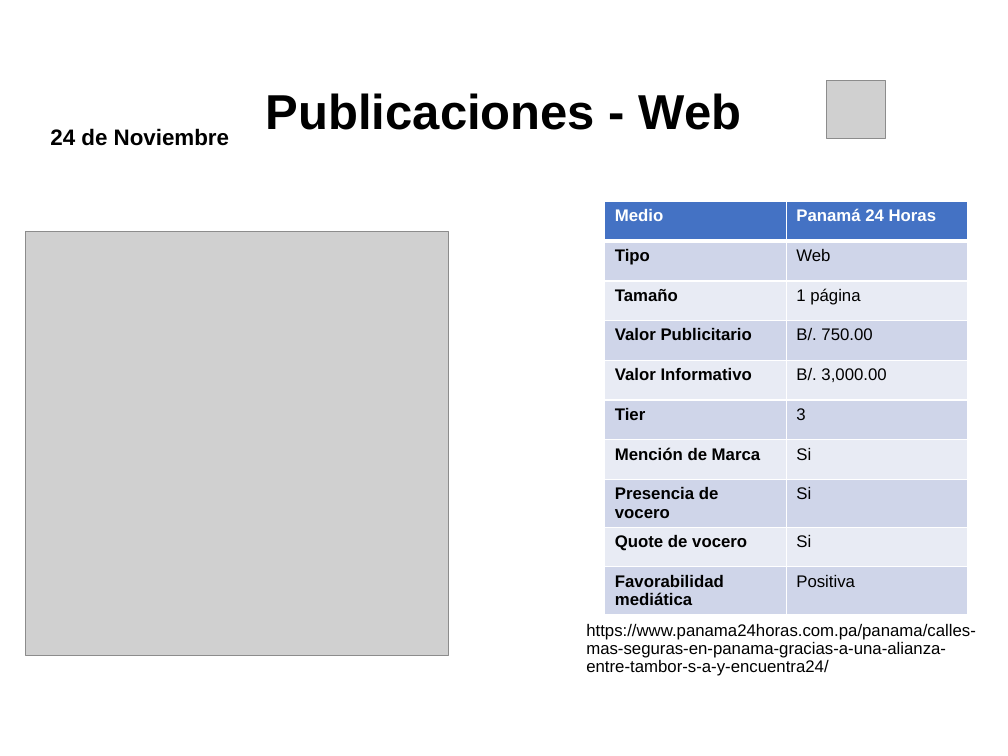
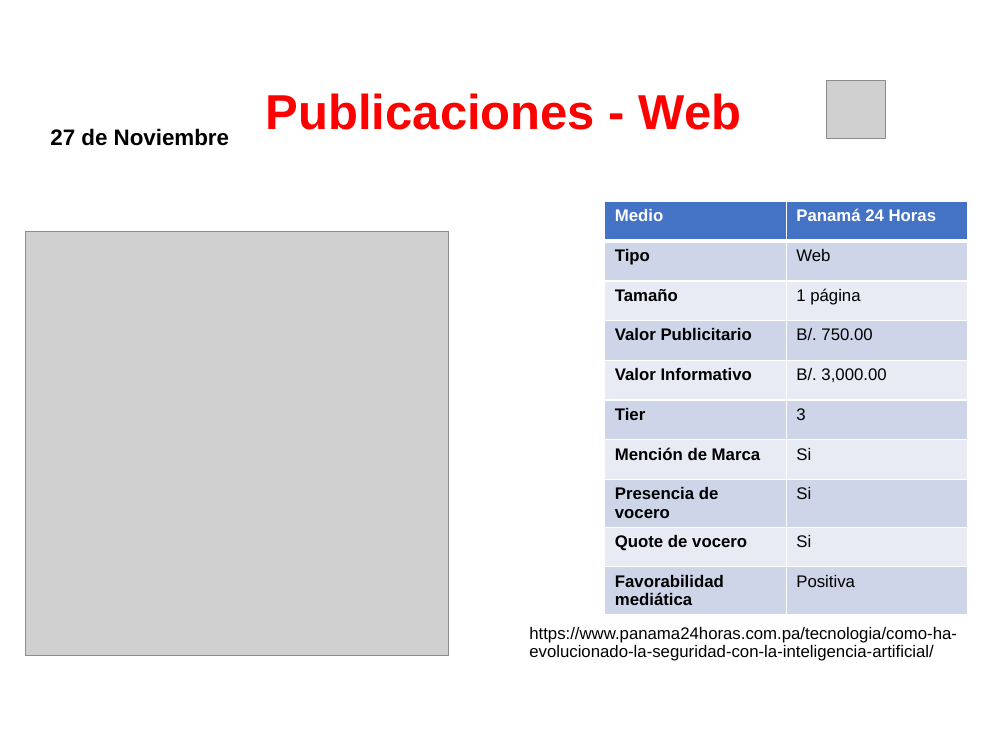
Before and after one commit to dgarci23/Report-Generator, a slide deck: slide 3 of Presentacion Terminada.pptx (slide 13 before the commit). Drawn at 1008x756 pixels with LibreOffice and Linux fonts; fonts in the diff are those of the drawing; grey boxes stand for pictures; background and template pictures are left out. Boxes give left, top, right and bottom in pixels: in the first picture for what was removed or moved away, otherwise in the second. Text is boxed around its words. In the diff, an @@ line names an element or a change of style, - is before the commit and + after.

```diff
--- a/Presentacion Terminada.pptx
+++ b/Presentacion Terminada.pptx
@@ title "Publicaciones - Web" at box(266, 93, 742, 130): text colour #000000 to #FF0000 @@
@@ text at box(50, 128, 229, 146): text changed @@
-24 de Noviembre
+27 de Noviembre
@@ text at box(529, 627, 957, 661): text changed @@
-https://www.panama24horas.com.pa/panama/calles-mas-seguras-en-panama-gracias-a-una-alianza-entre-tambor-s-a-y-encuentra24/
+https://www.panama24horas.com.pa/tecnologia/como-ha-evolucionado-la-seguridad-con-la-inteligencia-artificial/
```
Also in this commit, not shown: 7 other slides changed, 29 slides removed, 2 other files.
